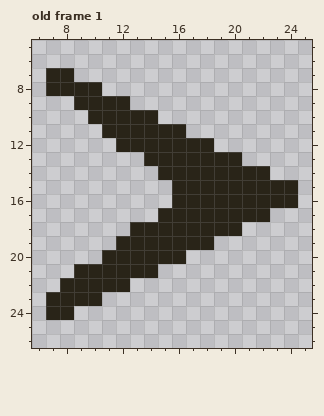
Two versions of one pixel-art file, Aseprite/investigation-board/notepad-selector.aseprite. Above, as it was before the edit.
32x32 pixels, 1 frame. Shown: old frame 1: x 6..25, y 5..26. The commit also changed other frames, which this record leaves out.
The result:
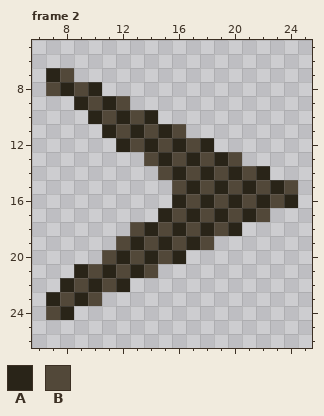
Palette (. is transparent): A #292418  B #524839
A new or re-ordered frame is compared with the old frame closest to it.
What changed:
frames 1 -> 4
Frame 2 is new; against old frame 1:
The author changed colour A to colour B in row 7 at x 8; in row 8 at x 7 and 9; in row 9 at x 10 and 12; in row 10 at x 11 and 13; in row 11 at x 12, 14 and 16; in row 12 at x 13, 15 and 17.
The author changed colour A to colour B in row 13 at x 14, 16, 18 and 20; in row 14 at x 15, 17, 19 and 21; in row 15 at x 16, 18, 20, 22 and 24; in row 16 at x 17, 19, 21 and 23; in row 17 at x 16, 18, 20 and 22; in row 18 at x 13, 15, 17 and 19.
The author changed colour A to colour B in row 19 at x 12, 14, 16 and 18; in row 20 at x 11, 13 and 15; in row 21 at x 10, 12 and 14; in row 22 at x 9 and 11; in row 23 at x 8 and 10; in row 24 at x 7.
Pixel boxes of the changes (left, top, right, bottom) in both pictures:
changed: (46, 68, 298, 320)
